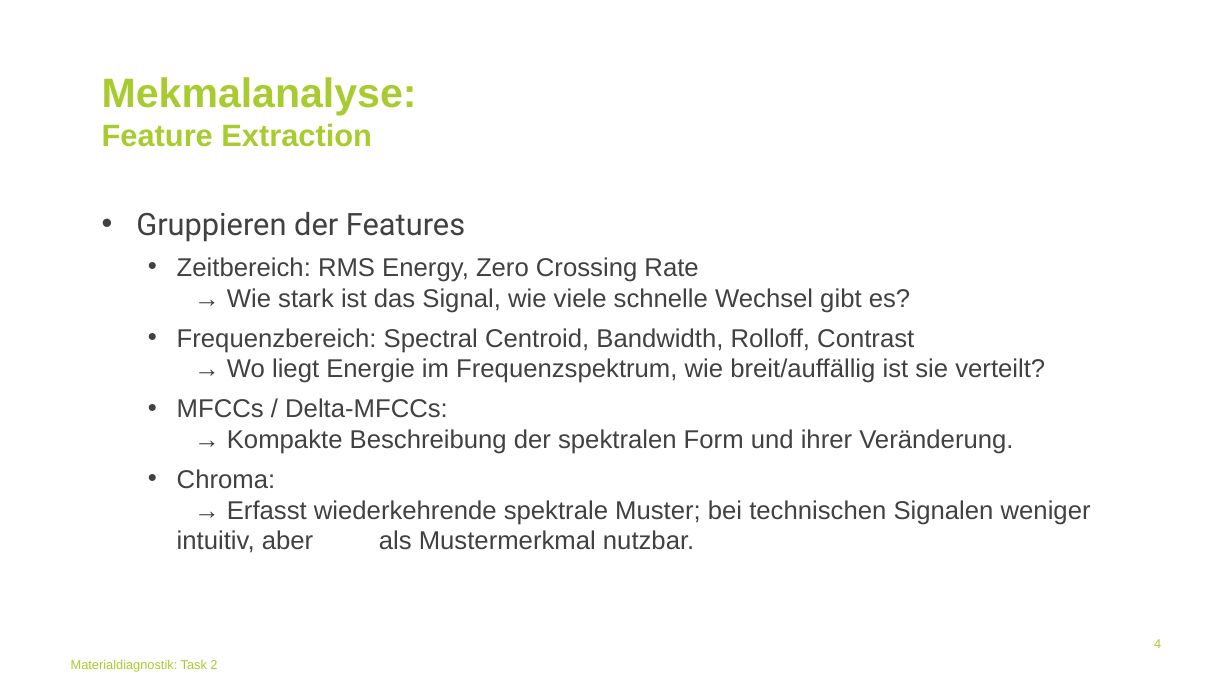
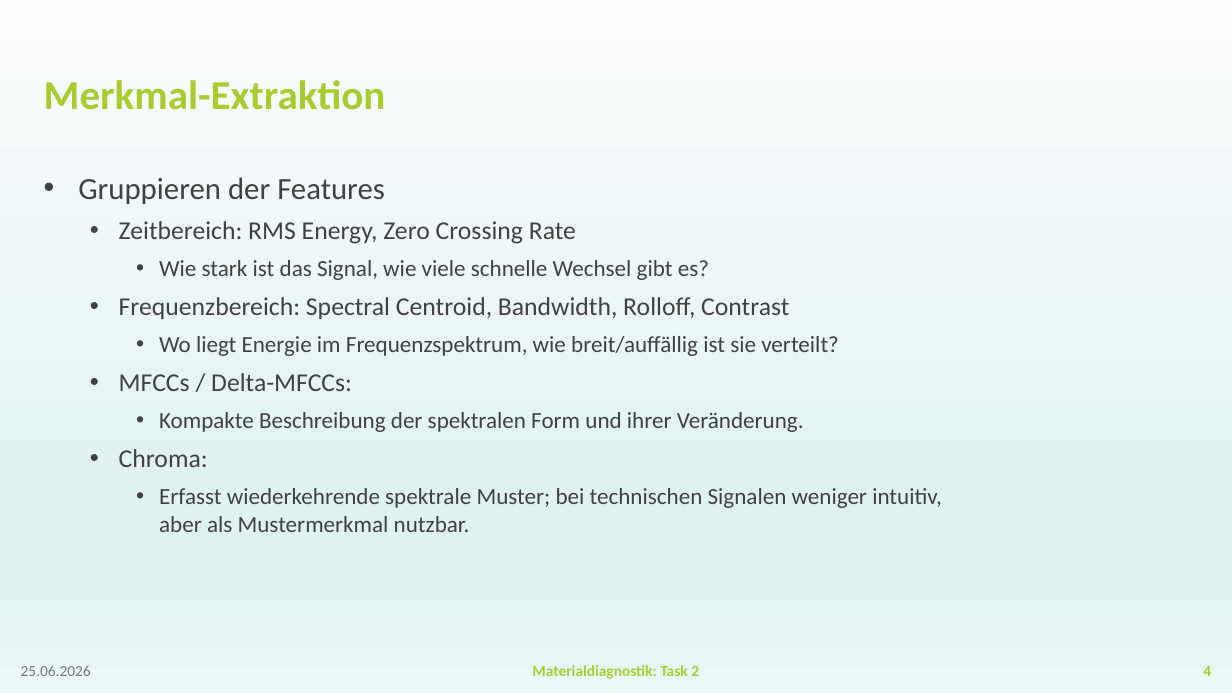
Before and after one commit to BGielczynski/AI_diagnostics, a slide deck: slide 4 of Task_2/Task2Powerpoint.pptx. Drawn at 1232x693 pixels with LibreOffice and Linux fonts; fonts in the diff are those of the drawing; background and template pictures are left out. Boxes give left, top, right and bottom in pixels: in the first picture for what was removed or moved away, otherwise in the second. Text is boxed around its words. In the diff, an @@ line names an element or a change of style, - is before the commit and + after.

```diff
--- a/Task_2/Task2Powerpoint.pptx
+++ b/Task_2/Task2Powerpoint.pptx
@@ background #FFFFFF to gradient #FCFDFE to #E0F1F2 to #EBF6F7 @@
@@ title "Merkmal-Extraktion" at (x1=44, y1=80, x2=386, y2=110): vertical alignment top to middle @@
@@ title at (x1=44, y1=80, x2=386, y2=110): text changed; size 24 to 32 pt; font Arial to Calibri @@
-Mekmalanalyse:
-Feature Extraction
+Merkmal-Extraktion
@@ text "Gruppieren der Features" moved from (x1=136, y1=212, x2=1091, y2=553) to (x1=78, y1=177, x2=942, y2=532) @@
@@ text at (x1=78, y1=177, x2=385, y2=204): font Roboto to Calibri in "Gruppieren der Features" @@
@@ text at (x1=119, y1=221, x2=942, y2=532): text changed; size 20 to 18 pt; font Arial to Calibri @@
-  • Zeitbereich: RMS Energy, Zero Crossing Rate
-    → Wie stark ist das Signal, wie viele schnelle Wechsel gibt es?
-  • Frequenzbereich: Spectral Centroid, Bandwidth, Rolloff, Contrast
-    → Wo liegt Energie im Frequenzspektrum, wie breit/auffällig ist sie verteilt?
-  • MFCCs / Delta-MFCCs:
-    → Kompakte Beschreibung der spektralen Form und ihrer Veränderung.
-  • Chroma:
-    → Erfasst wiederkehrende spektrale Muster; bei technischen Signalen weniger intuitiv, aber als Mustermerkmal nutzbar.
+  • Zeitbereich: RMS Energy, Zero Crossing Rate
+    • Wie stark ist das Signal, wie viele schnelle Wechsel gibt es?
+  • Frequenzbereich: Spectral Centroid, Bandwidth, Rolloff, Contrast
+    • Wo liegt Energie im Frequenzspektrum, wie breit/auffällig ist sie verteilt?
+  • MFCCs / Delta-MFCCs:
+    • Kompakte Beschreibung der spektralen Form und ihrer Veränderung.
+  • Chroma:
+    • Erfasst wiederkehrende spektrale Muster; bei technischen Signalen weniger intuitiv,
+      aber als Mustermerkmal nutzbar.
@@ text removed at (x1=71, y1=659, x2=217, y2=672) @@
-Materialdiagnostik: Task 2
@@ page number moved from (x1=1154, y1=639, x2=1161, y2=648) to (x1=1203, y1=666, x2=1211, y2=676) @@
@@ page number at (x1=1203, y1=666, x2=1211, y2=676): size 10 to 12 pt, font Arial to Calibri, bold on; vertical alignment top to middle @@
@@ text added at (x1=21, y1=666, x2=91, y2=676), 12 pt, text #797979 @@
+25.06.2026
@@ text added at (x1=532, y1=665, x2=699, y2=679), 12 pt, text #A8CC2F, bold @@
+Materialdiagnostik: Task 2
```
Also in this commit, not shown: 13 other slides changed, 4 slides added, 4 slides removed, 1 other file.
